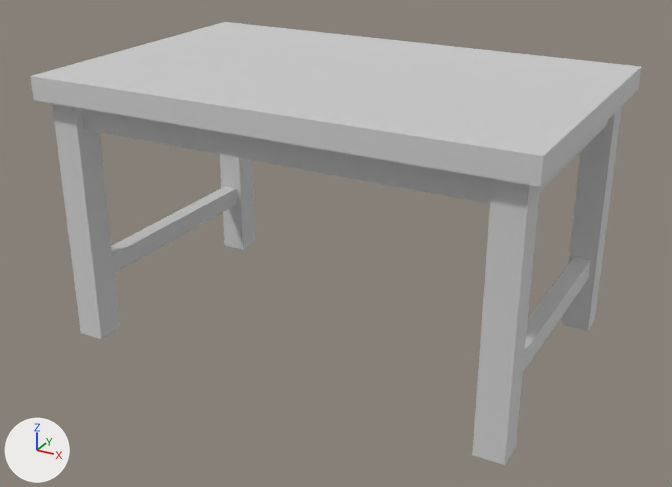
An edit to the glTF model assets/models/maps/docks/Dock_Props_Table_1.gltf, drawn before and after from the same camera.
Rendered twice from a 50 mm lens placed at (1.5, -2.77, 1.73), pointed at (0.01, -0.06, 0.37). Every picture has the same lights, and +X, +Y and +Z are marked at lower left. The picture after the commit comes second.

In view in the first picture: 'Dock_Props_Table_1'.
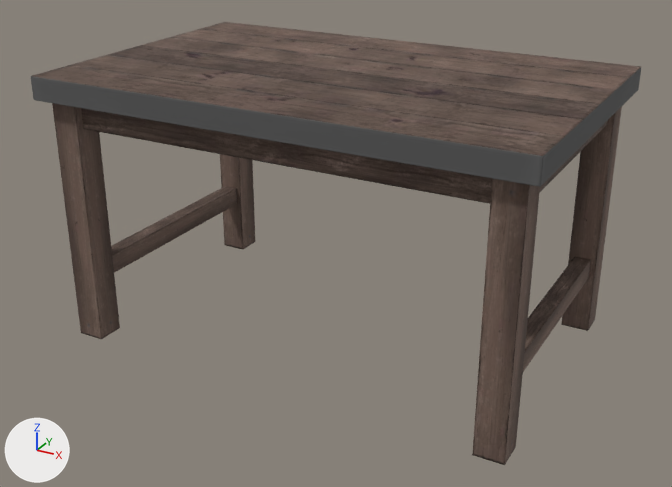
Location of each change, (x1, y1, x2, y2) in pixels of the pictures (672 x 487 px):
```json
{"object": "Dock_Props_Table_1", "change": "surface changed", "before": [30, 22, 641, 465], "after": [30, 22, 641, 465], "on screen": "white to brown"}
```

Edits to the scene script, one JSON object a line:
```json
{"op": "add", "block": "img_docktrim_normal", "code": ["img_docktrim_normal = load_image('DockTrim_Normal', 'DockTrim_Normal.jpg', 1024, 1024, 'Non-Color')"]}
{"op": "add", "block": "img_docktrim_diffuse", "code": ["img_docktrim_diffuse = load_image('DockTrim_Diffuse', 'DockTrim_Diffuse.jpg', 1024, 1024, 'sRGB')"]}
{"block": "mat_docktrim_mat", "where": "n0 = _N.new('ShaderNodeBsdfPrincipled'); n0.name = 'Principled BSDF'"}
{"op": "remove", "block": "mat_docktrim_mat", "code": "n0.inputs[1].default_value = 1.0  # 'Metallic'"}
{"op": "set", "path": "n0.inputs[2].default_value", "old": "1.0", "new": "0.85", "note": "'Roughness'"}
{"op": "add", "block": "mat_docktrim_mat", "code": "n2 = _N.new('ShaderNodeTexImage'); n2.name = 'Image Texture'"}
{"op": "add", "block": "mat_docktrim_mat", "code": "n2.image = img_docktrim_diffuse"}
{"op": "add", "block": "mat_docktrim_mat", "code": "n3 = _N.new('ShaderNodeNormalMap'); n3.name = 'Normal Map'"}
{"op": "add", "block": "mat_docktrim_mat", "code": "n3.uv_map = 'UVMap'"}
{"op": "add", "block": "mat_docktrim_mat", "code": "n4 = _N.new('ShaderNodeTexImage'); n4.name = 'Image Texture.001'"}
{"op": "add", "block": "mat_docktrim_mat", "code": "n4.image = img_docktrim_normal"}
{"op": "add", "block": "mat_docktrim_mat", "code": "_L.new(n2.outputs[0], n0.inputs[0])  # 'Color' to 'Base Color'"}
{"op": "add", "block": "mat_docktrim_mat", "code": "_L.new(n3.outputs[0], n0.inputs[5])  # 'Normal' to 'Normal'"}
{"op": "add", "block": "mat_docktrim_mat", "code": "_L.new(n4.outputs[0], n3.inputs[1])  # 'Color' to 'Color'"}
```
